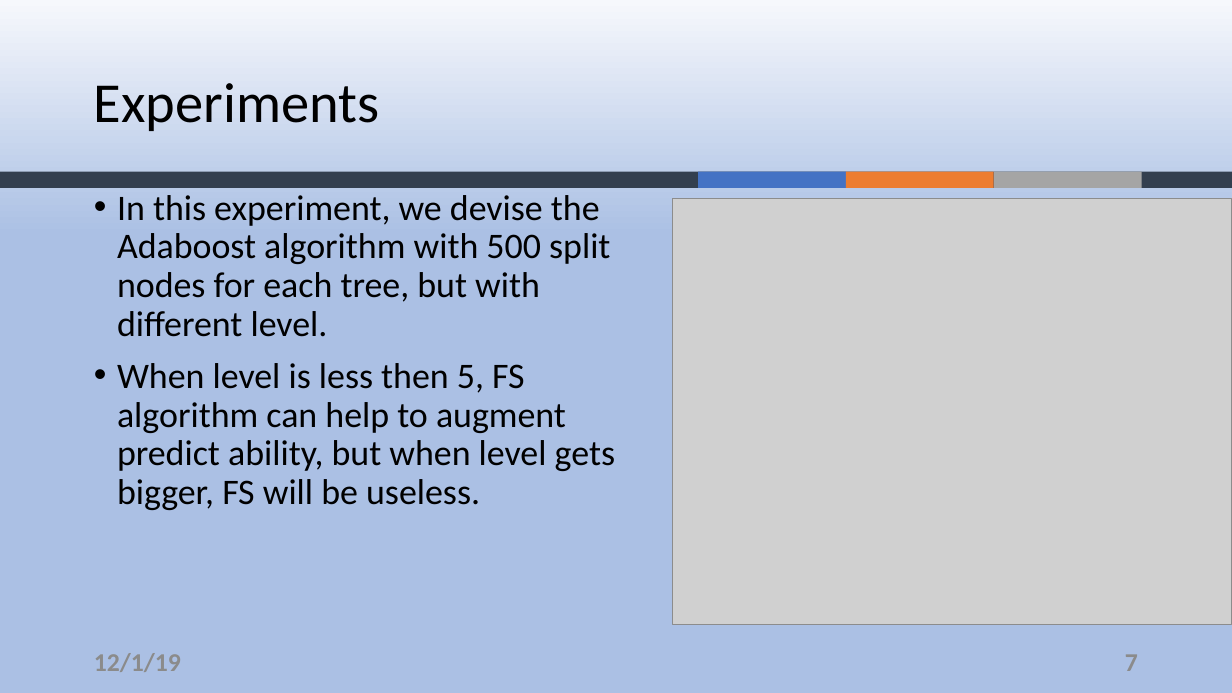
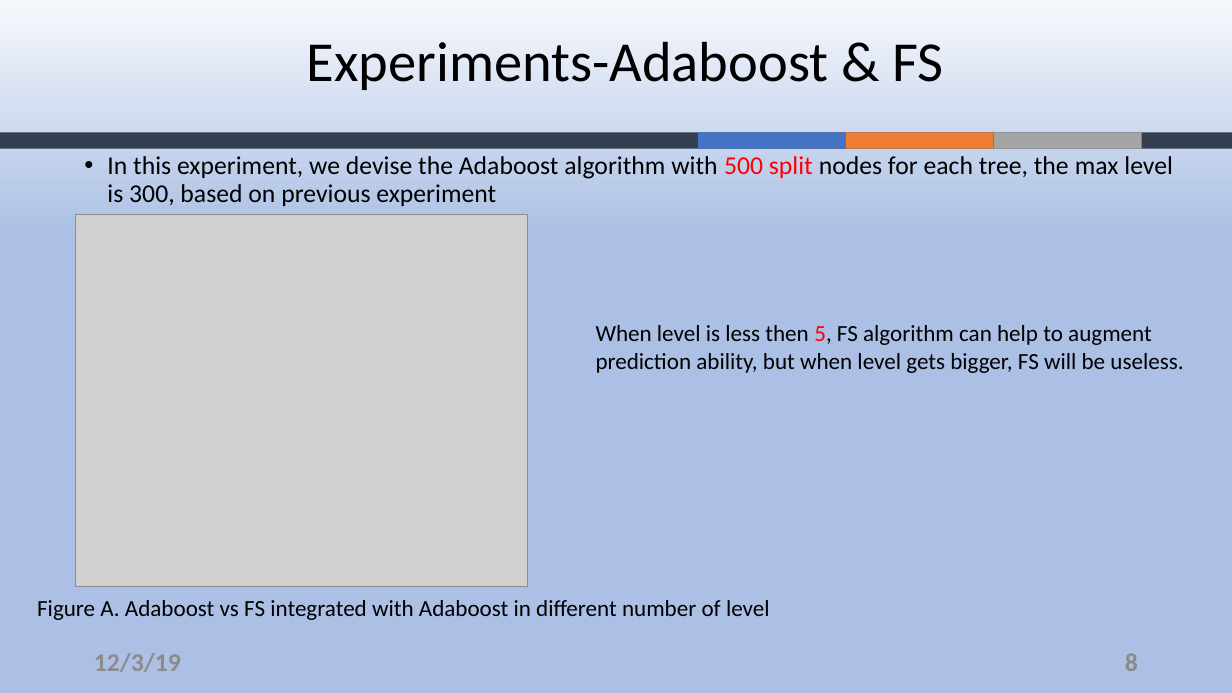
Before and after one commit to ZouYao0720/final-project-, a slide deck: slide 8 of final-presentation.pptx (slide 7 before the commit). Drawn at 1232x693 pixels with LibreOffice and Linux fonts; fonts in the diff are those of the drawing; grey boxes stand for pictures; background and template pictures are left out. Boxes give left, top, right and bottom in pixels: in the first picture for what was removed or moved away, otherwise in the second. Text is boxed around its words. In the diff, an @@ line names an element or a change of style, - is before the commit and + after.

Commit message:
integrated

```diff
--- a/final-presentation.pptx
+++ b/final-presentation.pptx
@@ title at box(307, 41, 943, 90): text changed @@
-Experiments
+Experiments-Adaboost & FS
@@ 4 rectangles: place and size @@
-4 rectangles at box(0, 172, 1232, 189)
+4 rectangles at box(0, 132, 1232, 149)
@@ text at box(107, 156, 1173, 206): text changed; size 28 to 20 pt @@
-• In this experiment, we devise the Adaboost algorithm with 500 split nodes for each tree, but with different level.
-• When level is less then 5, FS algorithm can help to augment predict ability, but when level gets bigger, FS will be useless.
+• In this experiment, we devise the Adaboost algorithm with 500 split nodes for each tree, the max level is 300, based on previous experiment
@@ picture removed at box(673, 199, 1232, 624) @@
@@ picture added at box(75, 214, 528, 587) @@
@@ text added at box(596, 325, 1183, 373), 18 pt, text #000000 @@
+When level is less then 5, FS algorithm can help to augment prediction ability, but when level gets bigger, FS will be useless.
@@ text added at box(37, 600, 770, 620), 18 pt, text #000000 @@
+Figure A. Adaboost vs FS integrated with Adaboost in different number of level
@@ text at box(94, 653, 181, 672): text changed @@
-12/1/19
+12/3/19
@@ page number at box(1125, 653, 1138, 671): text changed @@
-7
+8
```
Also in this commit, not shown: 8 other slides changed, 3 slides added, 2 slides removed.
